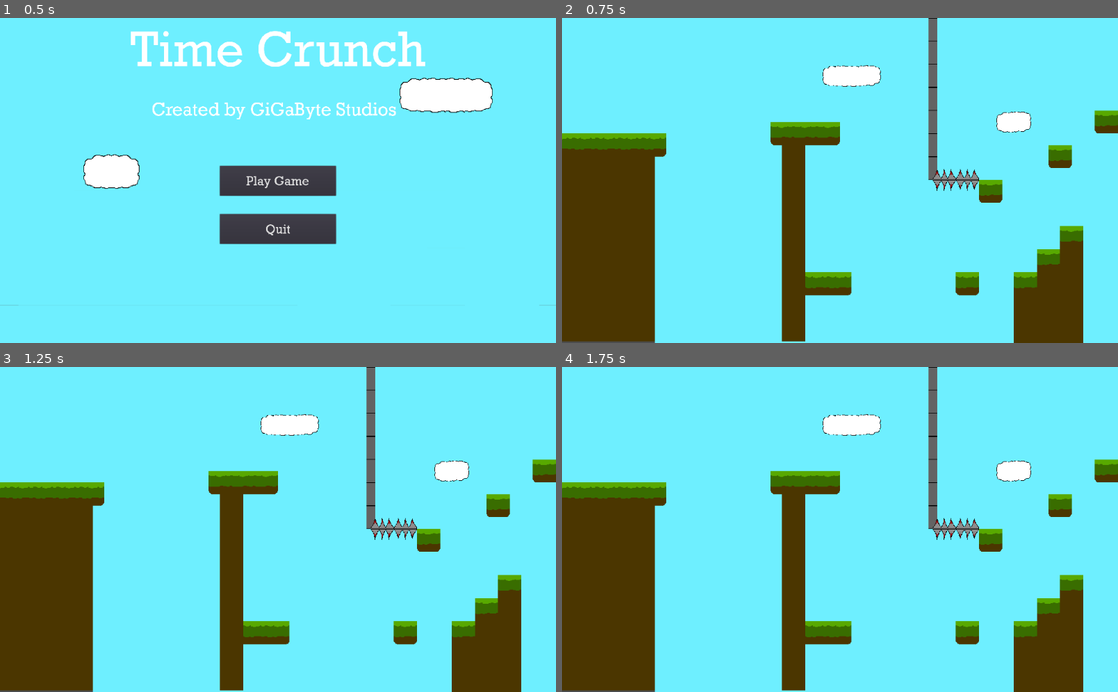
Above: before the commit, frames 1-4 (two rows, left to right).
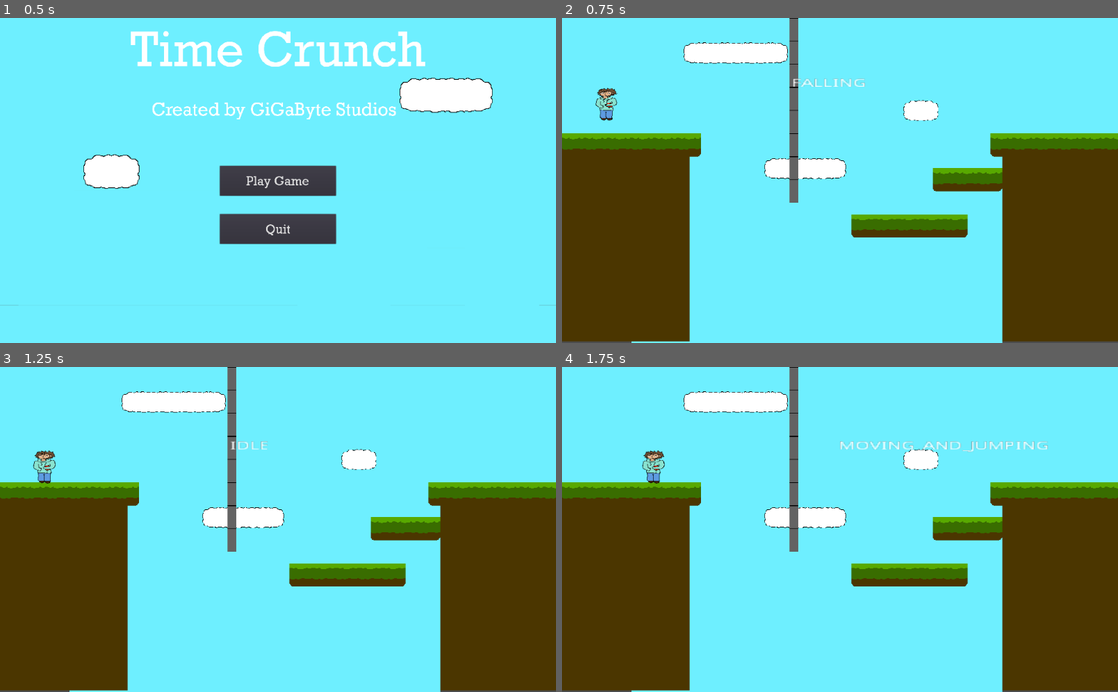
Above: after the commit, the same moments.

Repository: AspireToDev/Final-Project-Game-Jam
Game: Godot game, scene res://UI/Start.tscn
The game is run twice, just before and just after one commit, with the same random seed, the same clock (stepped at 60 frames per second) and the same inputs.
Inputs:
- Up to frame 1 (0.5 s): no input
- Up to frame 2 (0.75 s): click "Play Game" at 0.5 s
- Up to frame 3 (1.25 s): no input
- Up to frame 4 (1.75 s): hold D (right) from 1.28 s (still down); tap Q (eat_chip) at 1.35 s; tap W (jump) at 1.52 s

Frame 1 is identical in both runs. In frame 2, 27% of the frame differs, in the area x 0-100%, y 0-100%; in frame 3, 27%; in frame 4, 27%.

Commit message:
Changed Camera 1 To current

Diff:
--- a/Project/Game.tscn
+++ b/Project/Game.tscn
@@ -398,7 +398,7 @@
 [node name="AnimatedSprite" type="AnimatedSprite" parent="Player"]
 frames = SubResource( 14 )
 animation = "Idle"
-frame = 17
+frame = 19
 playing = true
 
 [node name="CollisionPolygon2D" type="CollisionPolygon2D" parent="Player"]
Not shown: 1 places in Project/Game.tscn that only renumber resources
